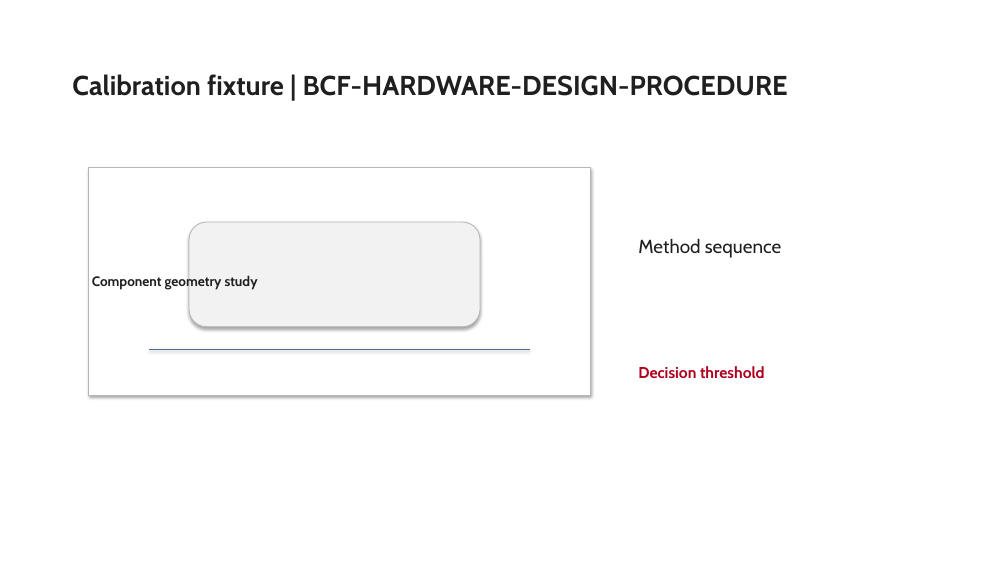
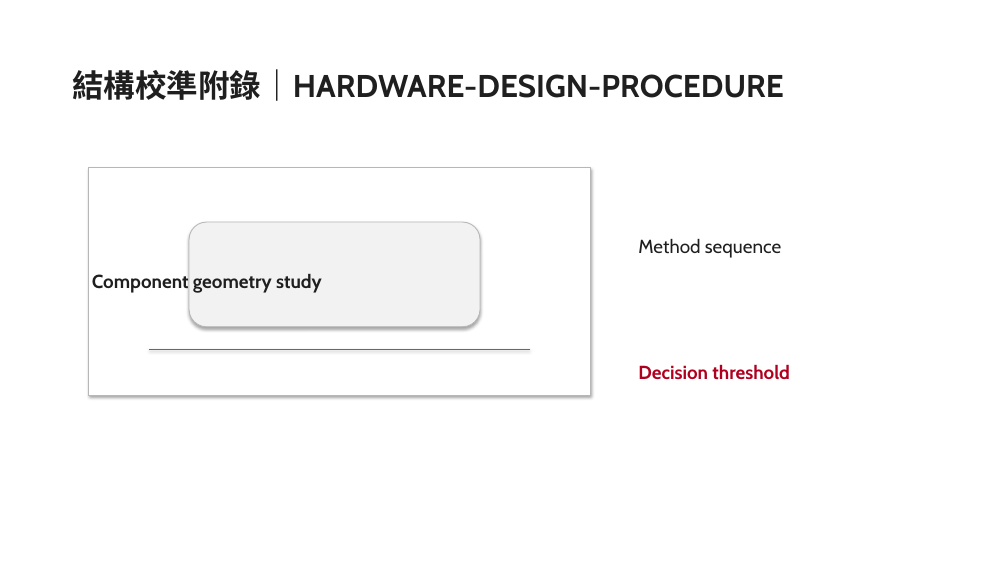
Before and after one commit to Gary0915/AI-Research-SKILLs, a slide deck: slide 23 of thesis-deck-system/artifacts/phase3/planner-composition-candidate-review.pptx (slide 18 before the commit). Drawn at 1008x567 pixels with LibreOffice and Linux fonts; fonts in the diff are those of the drawing. Boxes give left, top, right and bottom in pixels: in the first picture for what was removed or moved away, otherwise in the second. Text is boxed around its words. In the diff, an @@ line names an element or a change of style, - is before the commit and + after.

```diff
--- a/thesis-deck-system/artifacts/phase3/planner-composition-candidate-review.pptx
+++ b/thesis-deck-system/artifacts/phase3/planner-composition-candidate-review.pptx
@@ title at [72, 69, 783, 101]: text changed; size 26 to 30 pt @@
-Calibration fixture | BCF-HARDWARE-DESIGN-PROCEDURE
+結構校準附錄｜HARDWARE-DESIGN-PROCEDURE
@@ text "Component geometry study" at [92, 273, 322, 294]: size 13 to 18 pt @@
@@ text "Decision threshold" at [638, 364, 790, 380]: size 15 to 18 pt @@
```
Also in this commit, not shown: 9 other slides changed, 21 slides added, 16 slides removed, 11 other files.
